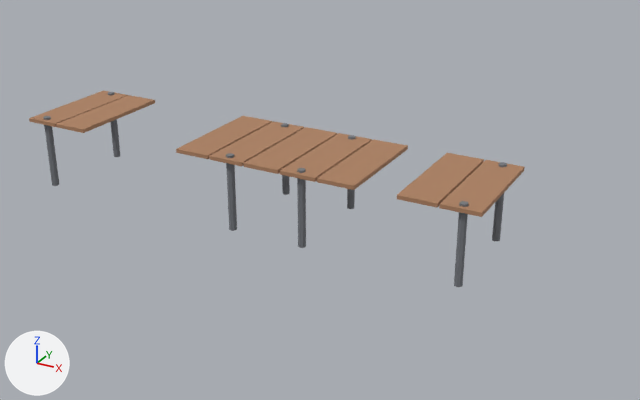
Renders of the glTF model games/unreal2_mods/U2Avalon/Models/glb/B_boat_landing.glb from each side of a commit.
Both versions are drawn from a camera (50 mm lens) standing at (21.3, -35.9, 18.4) and looking at (1.4, 0.3, 0.3). Every picture has the same lights, and +X, +Y and +Z are marked at lower left. The older version comes first. Where no turn or scale is listed for an object, it has been applied to the vertices.

Before the edit, the objects in view are built like this:
```python
ob_cube_001 = bpy.data.objects.new('Cube.001', me_cube_001)
ob_cube_001.location = (-12.0, 0.0, 2.9)
ob_cube_002 = bpy.data.objects.new('Cube.002', me_cube_002)
ob_cube_002.location = (-4.0, 0.0, 2.9)
ob_cube_003 = bpy.data.objects.new('Cube.003', me_cube_003)
ob_cube_003.location = (-2.0, 0.0, 2.9)
ob_cube_004 = bpy.data.objects.new('Cube.004', me_cube_004)
ob_cube_004.location = (0.0, 0.0, 2.9)
ob_cube_005 = bpy.data.objects.new('Cube.005', me_cube_005)
ob_cube_005.location = (2.0, 0.0, 2.9)
ob_cube_006 = bpy.data.objects.new('Cube.006', me_cube_006)
ob_cube_006.location = (4.0, 0.0, 2.9)
ob_cube_007 = bpy.data.objects.new('Cube.007', me_cube_007)
ob_cube_007.location = (8.0, 0.0, 2.9)
ob_cube_008 = bpy.data.objects.new('Cube.008', me_cube_008)
ob_cube_008.location = (10.0, 0.0, 2.9)
ob_cylinder_004 = bpy.data.objects.new('Cylinder.004', me_cylinder_004)
ob_cylinder_004.location = (2.0, -2.6, 1.1)
ob_cylinder_007 = bpy.data.objects.new('Cylinder.007', me_cylinder_007)
ob_cylinder_007.location = (10.0, 2.6, 1.1)
# also in view: 'Cylinder.006' at (10.0, -2.6, 1.1); 'Cylinder.002' at (-2.0, -2.6, 1.1); 'Cube' at (-14.0, 0.0, 2.9)
```
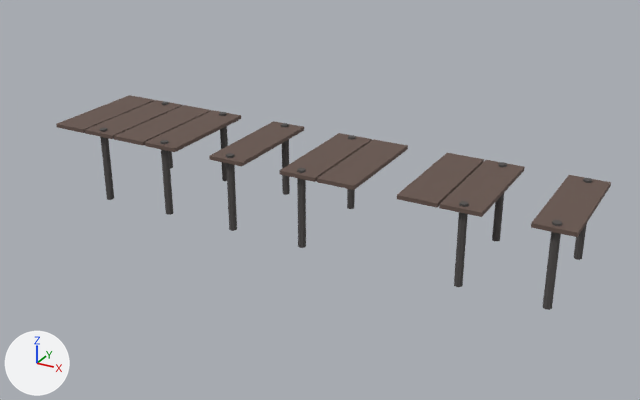
Edits to the bpy script that builds the scene:
```text
Change mat_rust:
    mat_rust.base_color: (0.42, 0.22, 0.12) -> (0.135, 0.09, 0.074)  # brown #ad8161 -> brown #67554d
Change mat_dark:
    mat_dark.base_color: (0.18, 0.19, 0.21) -> (0.085, 0.078, 0.076)  # grey #76797e -> dark grey #524f4e
Change ob_cube:
    ob_cube.location: (-14.0, 0.0, 2.9) -> (-12.0, 0.0, 2.9)
Change ob_cube_001:
    ob_cube_001.location: (-12.0, 0.0, 2.9) -> (-10.0, 0.0, 2.9)
Change ob_cube_002:
    ob_cube_002.location: (-4.0, 0.0, 2.9) -> (-8.0, 0.0, 2.9)
Change ob_cube_003:
    ob_cube_003.location: (-2.0, 0.0, 2.9) -> (-6.0, 0.0, 2.9)
Change ob_cube_004:
    ob_cube_004.location: (0.0, 0.0, 2.9) -> (-2.0, 0.0, 2.9)
Change ob_cylinder:
    ob_cylinder.location: (-14.0, -2.6, 1.1) -> (-10.0, -2.6, 1.1)
Change ob_cylinder_001:
    ob_cylinder_001.location: (-14.0, 2.6, 1.1) -> (-10.0, 2.6, 1.1)
Change ob_cylinder_002:
    ob_cylinder_002.location: (-2.0, -2.6, 1.1) -> (-6.0, -2.6, 1.1)
Change ob_cylinder_003:
    ob_cylinder_003.location: (-2.0, 2.6, 1.1) -> (-6.0, 2.6, 1.1)
Add ob_cylinder_011:
    ob_cylinder_011 = bpy.data.objects.new('Cylinder.011', me_cylinder_007.copy())  # the mesh of ob_cylinder_007
    ob_cylinder_011.location = (14.0, 2.6, 1.1)
Add ob_cylinder_010:
    ob_cylinder_010 = bpy.data.objects.new('Cylinder.010', me_cylinder_007.copy())  # the mesh of ob_cylinder_007
    ob_cylinder_010.location = (14.0, -2.6, 1.1)
Add ob_cylinder_009:
    ob_cylinder_009 = bpy.data.objects.new('Cylinder.009', me_cylinder_007.copy())  # the mesh of ob_cylinder_007
    ob_cylinder_009.location = (10.0, 2.6, 1.1)
Add ob_cylinder_008:
    ob_cylinder_008 = bpy.data.objects.new('Cylinder.008', me_cylinder_007.copy())  # the mesh of ob_cylinder_007
    ob_cylinder_008.location = (10.0, -2.6, 1.1)
Add ob_cube_009:
    ob_cube_009 = bpy.data.objects.new('Cube.009', me_cube_008.copy())  # the mesh of ob_cube_008
    ob_cube_009.location = (14.0, 0.0, 2.9)
```

Boxes [x1, y1, x2, y2] around the edits, measured in the pictures (640 x 400 px):
'Cube.004', recoloured, moved
    before: [244, 127, 337, 174]
    after: [209, 121, 304, 166]
'Cube.003', recoloured, moved
    before: [209, 121, 304, 166]
    after: [145, 110, 241, 152]
'Cube.002', recoloured, moved
    before: [176, 116, 272, 159]
    after: [114, 105, 211, 146]
'Cube.009', added (brown)
    after: [531, 175, 611, 237]
'Cube.001', recoloured, moved
    before: [56, 95, 155, 133]
    after: [85, 100, 183, 139]
'Cube', recoloured, moved
    before: [29, 90, 128, 127]
    after: [56, 95, 155, 133]
'Cube.008', recoloured (darker)
    both: [439, 160, 525, 217]
'Cube.007', recoloured (darker)
    both: [397, 153, 484, 208]
'Cube.006', recoloured (darker)
    both: [317, 139, 408, 190]
'Cube.005', recoloured (darker)
    both: [279, 133, 372, 182]
'Cylinder.006', recoloured
    both: [297, 168, 468, 287]
'Cylinder.004', recoloured (grey to dark grey)
    both: [226, 153, 306, 248]
'Cylinder.002', recoloured, moved
    before: [226, 153, 237, 231]
    after: [160, 140, 173, 215]
'Cylinder', recoloured, moved
    before: [43, 116, 59, 186]
    after: [100, 127, 114, 200]
'Cylinder.010', added
    after: [543, 220, 562, 310]
'Cylinder.008', added
    after: [454, 201, 468, 287]
'Cylinder.007', recoloured
    both: [347, 135, 507, 241]
'Cylinder.005', recoloured
    both: [281, 123, 356, 209]
'Cylinder.003', recoloured, moved
    before: [281, 123, 290, 195]
    after: [219, 112, 228, 181]
'Cylinder.009', added
    after: [492, 162, 507, 241]
'Cylinder.001', recoloured, moved
    before: [108, 92, 120, 157]
    after: [161, 102, 173, 169]
'Cylinder.011', added
    after: [574, 178, 592, 260]
